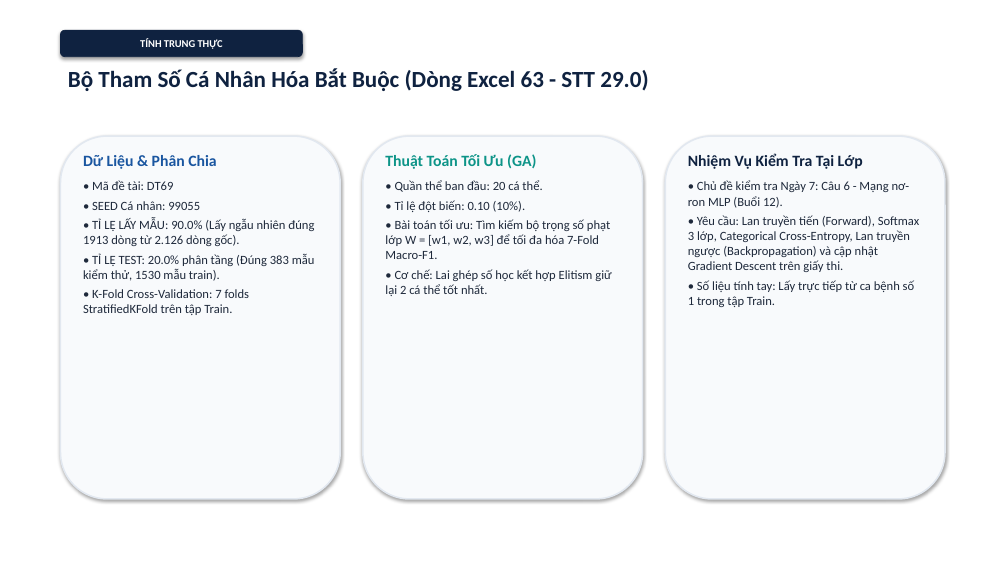
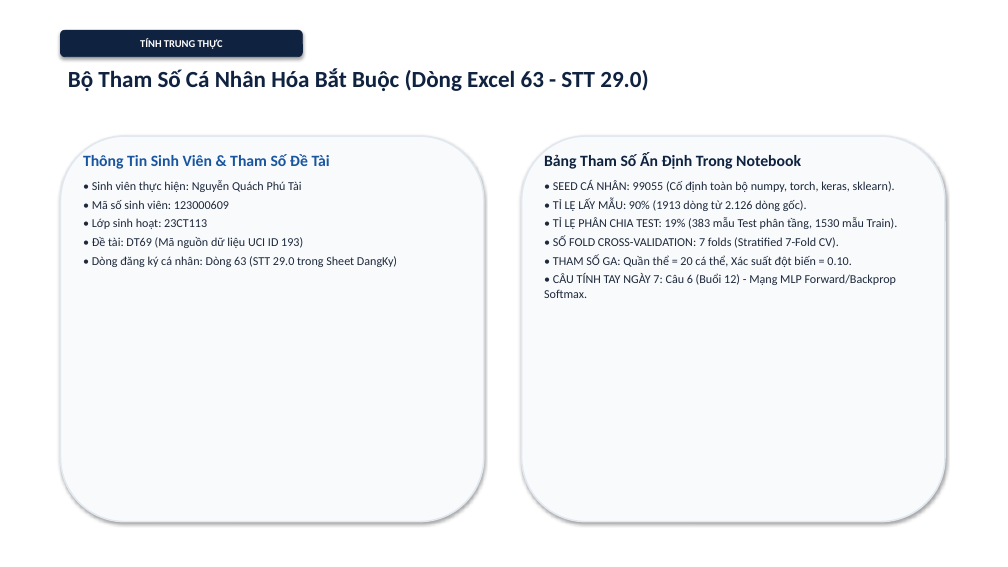
Before and after one commit to Escanor292/caimo, a slide deck: slide 3 of DT69_123000609_SlideThuyetTrinh.pptx. Drawn at 1008x567 pixels with LibreOffice and Linux fonts; fonts in the diff are those of the drawing. Boxes give left, top, right and bottom in pixels: in the first picture for what was removed or moved away, otherwise in the second. Text is boxed around its words. In the diff, an @@ line names an element or a change of style, - is before the commit and + after.

```diff
--- a/DT69_123000609_SlideThuyetTrinh.pptx
+++ b/DT69_123000609_SlideThuyetTrinh.pptx
@@ rounded rectangle resized from (x1=60, y1=136, x2=340, y2=499) to (x1=60, y1=136, x2=484, y2=522) @@
@@ rounded rectangle resized from (x1=363, y1=136, x2=643, y2=499) to (x1=522, y1=136, x2=945, y2=522) @@
@@ rounded rectangle removed at (x1=665, y1=136, x2=945, y2=499) @@
@@ text at (x1=83, y1=154, x2=397, y2=267): text changed; size 12 to 11.5 pt @@
-Dữ Liệu & Phân Chia
-• Mã đề tài: DT69
-• SEED Cá nhân: 99055
-• TỈ LỆ LẤY MẪU: 90.0% (Lấy ngẫu nhiên đúng 1913 dòng từ 2.126 dòng gốc).
-• TỈ LỆ TEST: 20.0% phân tầng (Đúng 383 mẫu kiểm thử, 1530 mẫu train).
-• K-Fold Cross-Validation: 7 folds StratifiedKFold trên tập Train.
+Thông Tin Sinh Viên & Tham Số Đề Tài
+• Sinh viên thực hiện: Nguyễn Quách Phú Tài
+• Mã số sinh viên: 123000609
+• Lớp sinh hoạt: 23CT113
+• Đề tài: DT69 (Mã nguồn dữ liệu UCI ID 193)
+• Dòng đăng ký cá nhân: Dòng 63 (STT 29.0 trong Sheet DangKy)
@@ text at (x1=544, y1=153, x2=898, y2=298): text changed; size 12 to 11.5 pt @@
-Thuật Toán Tối Ưu (GA)
-• Quần thể ban đầu: 20 cá thể.
-• Tỉ lệ đột biến: 0.10 (10%).
-• Bài toán tối ưu: Tìm kiếm bộ trọng số phạt lớp W = [w1, w2, w3] để tối đa hóa 7-Fold Macro-F1.
-• Cơ chế: Lai ghép số học kết hợp Elitism giữ lại 2 cá thể tốt nhất.
+Bảng Tham Số Ấn Định Trong Notebook
+• SEED CÁ NHÂN: 99055 (Cố định toàn bộ numpy, torch, keras, sklearn).
+• TỈ LỆ LẤY MẪU: 90% (1913 dòng từ 2.126 dòng gốc).
+• TỈ LỆ PHÂN CHIA TEST: 19% (383 mẫu Test phân tầng, 1530 mẫu Train).
+• SỐ FOLD CROSS-VALIDATION: 7 folds (Stratified 7-Fold CV).
+• THAM SỐ GA: Quần thể = 20 cá thể, Xác suất đột biến = 0.10.
+• CÂU TÍNH TAY NGÀY 7: Câu 6 (Buổi 12) - Mạng MLP Forward/Backprop Softmax.
@@ text removed at (x1=688, y1=153, x2=920, y2=307) @@
-Nhiệm Vụ Kiểm Tra Tại Lớp
-• Chủ đề kiểm tra Ngày 7: Câu 6 - Mạng nơ-ron MLP (Buổi 12).
-• Yêu cầu: Lan truyền tiến (Forward), Softmax 3 lớp, Categorical Cross-Entropy, Lan truyền ngược (Backpropagation) và cập nhật Gradient Descent trên giấy thi.
-• Số liệu tính tay: Lấy trực tiếp từ ca bệnh số 1 trong tập Train.
```
Also in this commit, not shown: 10 other slides changed, 3 slides added, 3 slides removed, 11 other files.
